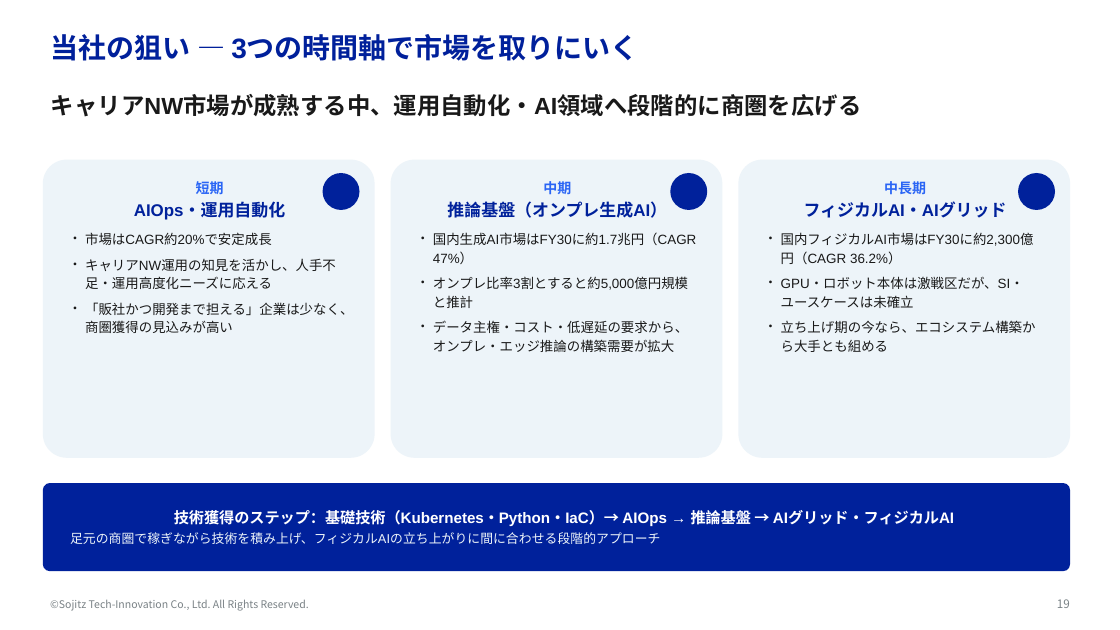
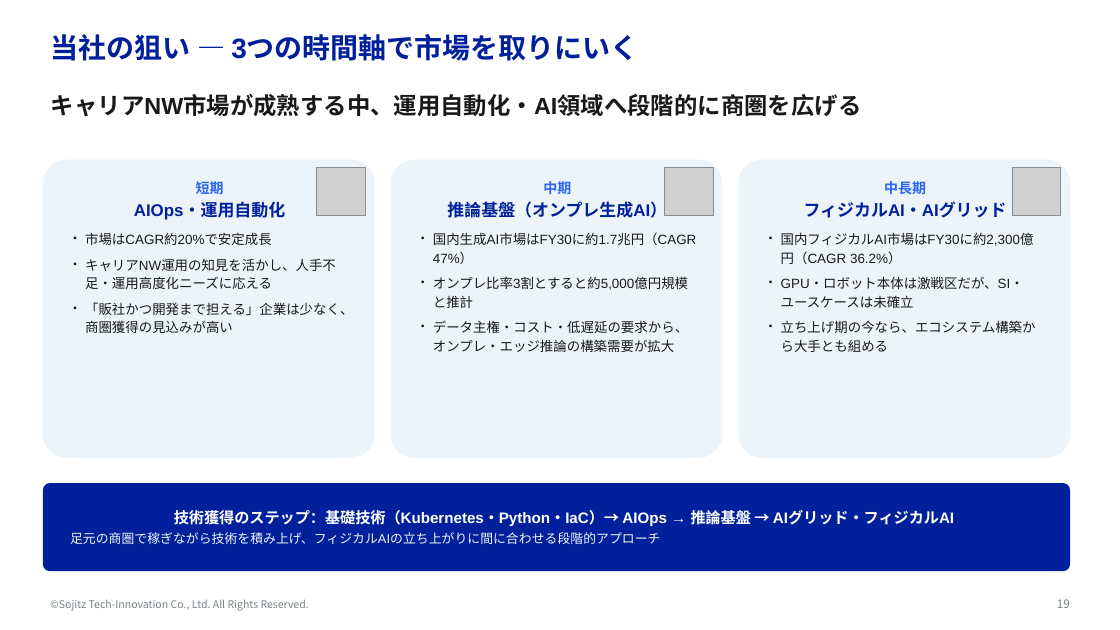
Before and after one commit to yktashiro2/aap, a slide deck: slide 19 of docs/フィジカルAI勉強会.pptx. Drawn at 1120x630 pixels with LibreOffice and Linux fonts; fonts in the diff are those of the drawing; grey boxes stand for pictures; background and template pictures are left out. Boxes give left, top, right and bottom in pixels: in the first picture for what was removed or moved away, otherwise in the second. Text is boxed around its words. In the diff, an @@ line names an element or a change of style, - is before the commit and + after.

```diff
--- a/docs/フィジカルAI勉強会.pptx
+++ b/docs/フィジカルAI勉強会.pptx
@@ picture added at (317, 167, 365, 216) @@
@@ ellipse removed at (323, 173, 360, 210) @@
@@ picture added at (665, 167, 713, 216) @@
@@ ellipse removed at (670, 173, 707, 210) @@
@@ picture added at (1012, 167, 1061, 216) @@
@@ ellipse removed at (1018, 173, 1055, 210) @@
```
Also in this commit, not shown: 14 other slides changed.
